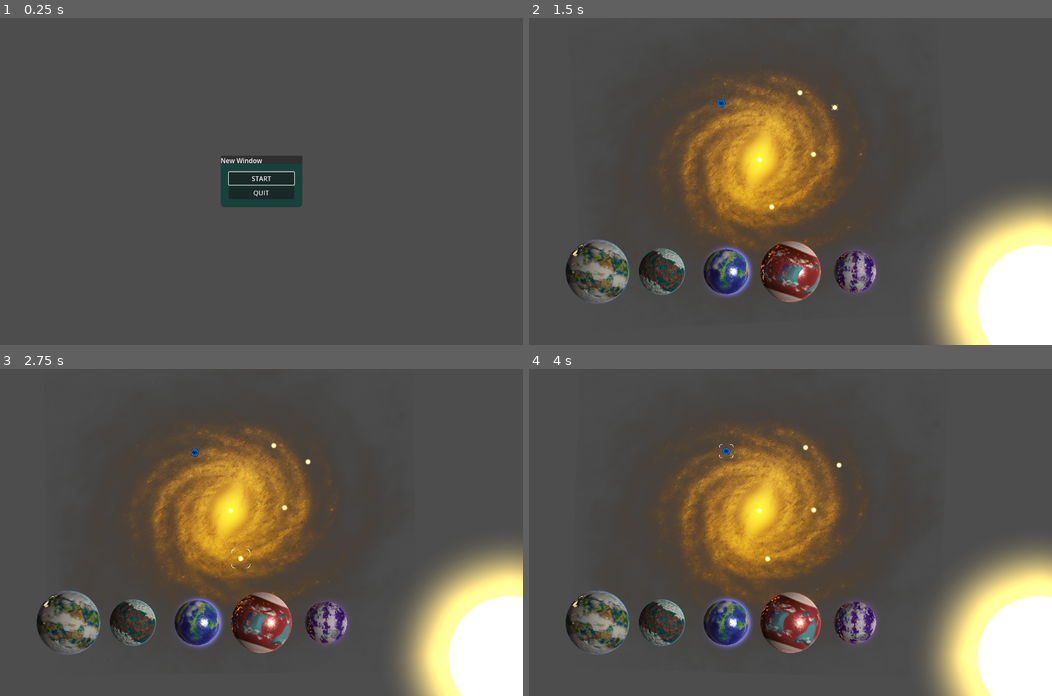
Above: before the commit, frames 1-4 (two rows, left to right).
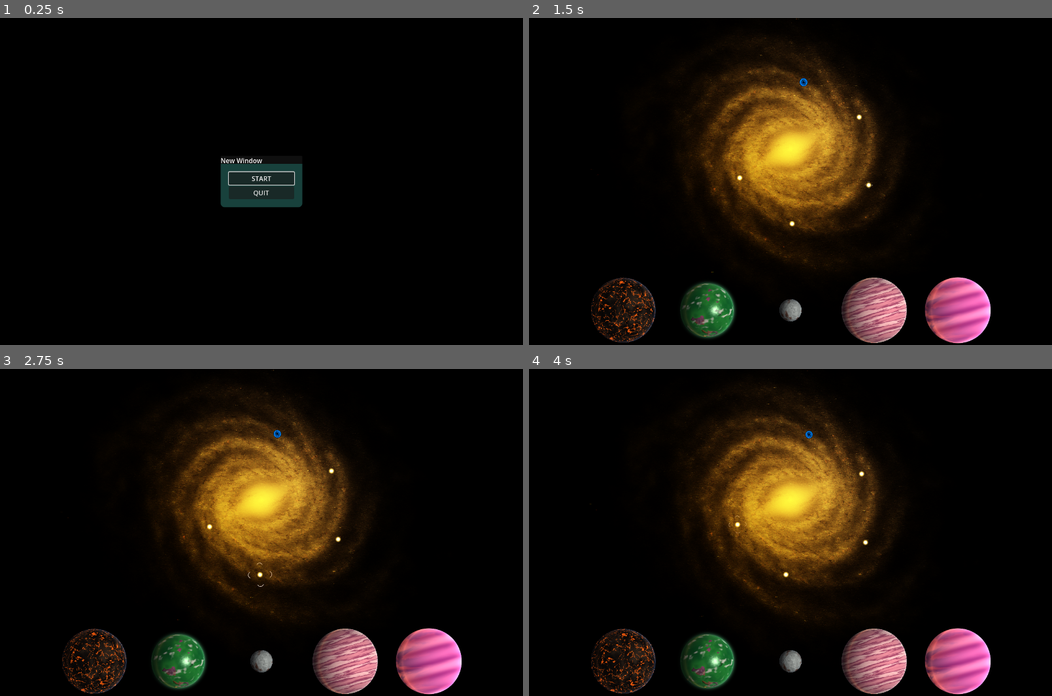
Above: after the commit, the same moments.

Repository: bwawrik/planet_storm
Game: Godot game, scene res://SCENES/LAUNCHER.tscn
Two runs of this game, one before a commit and one after it. Both use one fixed random seed, a clock stepped at 60 frames per second and the inputs below.
Inputs (mouse positions are in pixels of both pictures, inside the frame that each line leads up to):
- Up to frame 1 (0.25 s): no input
- Up to frame 2 (1.5 s): click "START" at 0.5 s; tap Enter (ui_accept) at 1.25 s; move the mouse to (905, 165) at 1.27 s; hold D (right) from 1.28 s (still down); click (905, 165) at 1.42 s
- Up to frame 3 (2.75 s): tap Enter (ui_accept) at 1.52 s; release D (right) at 2 s; drag from (156, 548) to (235, 597) at 2.02 s
- Up to frame 4 (4 s): move the mouse to (842, 460) at 2.77 s; hold D (right) 2.78-3.5 s; click (842, 460) at 2.92 s; drag from (764, 597) to (633, 483) at 3.52 s

The runs differ from the first frame. In frame 1, 98% of the frame differs, in the area x 0-100%, y 0-100%; in frame 2, 98%; in frame 3, 98%; in frame 4, 98%.

Commit message:
update planets

Diff:
--- /dev/null
+++ b/IMAGES/SPRITESHEETS/frames_ships.tres
@@ -0,0 +1,81 @@
+[gd_resource type="SpriteFrames" format=3 uid="uid://c3x3ldmo83wf"]
+
+[ext_resource type="Texture2D" uid="uid://bye6al00p5nr6" path="res://IMAGES/SPRITESHEETS/ships.png" id="1_ipgdv"]
+
+[sub_resource type="AtlasTexture" id="AtlasTexture_cslia"]
+atlas = ExtResource("1_ipgdv")
+region = Rect2(0, 0, 512, 204)
+
+[sub_resource type="AtlasTexture" id="AtlasTexture_ihg6v"]
+atlas = ExtResource("1_ipgdv")
+region = Rect2(512, 0, 512, 204)
+
+[sub_resource type="AtlasTexture" id="AtlasTexture_w1l4b"]
+atlas = ExtResource("1_ipgdv")
+region = Rect2(0, 204, 512, 204)
+
+[sub_resource type="AtlasTexture" id="AtlasTexture_nvom6"]
+atlas = ExtResource("1_ipgdv")
+region = Rect2(512, 204, 512, 204)
+
+[sub_resource type="AtlasTexture" id="AtlasTexture_tdbly"]
+atlas = ExtResource("1_ipgdv")
+region = Rect2(0, 612, 512, 204)
+
+[sub_resource type="AtlasTexture" id="AtlasTexture_nmyoe"]
+atlas = ExtResource("1_ipgdv")
+region = Rect2(512, 612, 512, 204)
+
+[sub_resource type="AtlasTexture" id="AtlasTexture_g2v7d"]
+atlas = ExtResource("1_ipgdv")
+region = Rect2(0, 408, 512, 204)
+
+[sub_resource type="AtlasTexture" id="AtlasTexture_vqrda"]
+atlas = ExtResource("1_ipgdv")
+region = Rect2(512, 408, 512, 204)
+
+[sub_resource type="AtlasTexture" id="AtlasTexture_5pt77"]
+atlas = ExtResource("1_ipgdv")
+region = Rect2(0, 816, 512, 204)
+
+[sub_resource type="AtlasTexture" id="AtlasTexture_cpixv"]
+atlas = ExtResource("1_ipgdv")
+region = Rect2(512, 816, 512, 204)
+
+[resource]
+animations = [{
+"frames": [{
+"duration": 1.0,
+"texture": SubResource("AtlasTexture_cslia")
+}, {
+"duration": 1.0,
+"texture": SubResource("AtlasTexture_ihg6v")
+}, {
+"duration": 1.0,
+"texture": SubResource("AtlasTexture_w1l4b")
+}, {
+"duration": 1.0,
+"texture": SubResource("AtlasTexture_nvom6")
+}, {
+"duration": 1.0,
+"texture": SubResource("AtlasTexture_tdbly")
+}, {
+"duration": 1.0,
+"texture": SubResource("AtlasTexture_nmyoe")
+}, {
+"duration": 1.0,
+"texture": SubResource("AtlasTexture_g2v7d")
+}, {
+"duration": 1.0,
+"texture": SubResource("AtlasTexture_vqrda")
+}, {
+"duration": 1.0,
+"texture": SubResource("AtlasTexture_5pt77")
+}, {
+"duration": 1.0,
+"texture": SubResource("AtlasTexture_cpixv")
+}],
+"loop": 1,
+"name": &"default",
+"speed": 5.0
+}]
--- /dev/null
+++ b/SCENES/GALACTIC_OBJECTS/RESOURCE_planetstats.gd
@@ -0,0 +1,14 @@
+
+extends Resource
+class_name StarStats
+
+enum StarType {
+	O_type,
+	F_type,
+	M_type,
+	Wormhole,
+	Black_hole
+}
+
+func _init() -> void:
+	pass
--- a/SCENES/GALACTIC_OBJECTS/SO_planet.gd
+++ b/SCENES/GALACTIC_OBJECTS/RESOURCE_starstats.gd
@@ -1,5 +1,4 @@
 
-# res://resources/planet_stats.gd
 extends Resource
 class_name PlanetStats
 
@@ -420,6 +419,7 @@
 	if material == null:
 		return
 	# Planet
+	material.set_shader_parameter("planet_type", int(type))
 	material.set_shader_parameter("planet_seed", planet_seed)
 	material.set_shader_parameter("randomize_params", randomize_params)
 	material.set_shader_parameter("enforce_type_rules", enforce_type_rules)
--- a/SCENES/GALACTIC_OBJECTS/planet.gd
+++ b/SCENES/GALACTIC_OBJECTS/planet.gd
@@ -23,6 +23,9 @@
 	stats.randomize_planet(PlanetStats.PlanetType.RANDOM, true)
 
 	# 3) Push all shader parameters into this material.
+	ApplyToMaterial()
+
+func ApplyToMaterial():
 	stats.apply_to(material as ShaderMaterial)
 
 
--- /dev/null
+++ b/SCENES/GALACTIC_OBJECTS/star.gd
@@ -0,0 +1,18 @@
+extends Sprite2D
+class_name STAR
+
+@export var numPlanets: int
+@export var planets: Array[PLANET]
+
+
+func _init() -> void:
+	numPlanets = randi_range(2, 5)
+	for n in range(numPlanets):
+		var p := PLANET.new()
+		p.reroll_planet()
+		planets.append(p)
+
+
+func _on_area_2d_input_event(viewport: Node, event: InputEvent, shape_idx: int) -> void:
+	if event is InputEventMouseButton and event.button_index == MOUSE_BUTTON_LEFT and event.pressed:
+		SignalBus.emit_signal("StarSelected", planets)
--- /dev/null
+++ b/SCENES/GALACTIC_OBJECTS/star.tscn
@@ -0,0 +1,36 @@
+[gd_scene format=3 uid="uid://jqccrv0mn1fb"]
+
+[ext_resource type="Shader" uid="uid://c4m11fb4fe41y" path="res://SHADERS/star.gdshader" id="1_b3r0n"]
+[ext_resource type="Texture2D" uid="uid://badwygyu8hflj" path="res://IMAGES/circle.png" id="2_winmp"]
+[ext_resource type="Script" uid="uid://deemc6u5n7b6a" path="res://SCENES/GALACTIC_OBJECTS/star.gd" id="3_h83yc"]
+
+[sub_resource type="ShaderMaterial" id="ShaderMaterial_qhhay"]
+shader = ExtResource("1_b3r0n")
+shader_parameter/core_color = Vector4(1, 0.97, 0.85, 1)
+shader_parameter/corona_color = Vector4(1, 0.85, 0.35, 1)
+shader_parameter/core_radius = 0.22
+shader_parameter/corona_radius = 0.555
+shader_parameter/corona_softness = 1.0
+shader_parameter/flare_strength = 0.65
+shader_parameter/flare_sharpness = 14.0
+shader_parameter/flare_decay = 10.0
+shader_parameter/twinkle_amount = 0.08
+shader_parameter/twinkle_speed = 0.6
+shader_parameter/noise_scale = 1.0
+shader_parameter/use_texture_mask = true
+
+[sub_resource type="CircleShape2D" id="CircleShape2D_0ebmn"]
+radius = 420.4759
+
+[node name="STAR" type="Sprite2D" unique_id=758858662]
+material = SubResource("ShaderMaterial_qhhay")
+scale = Vector2(0.2, 0.2)
+texture = ExtResource("2_winmp")
+script = ExtResource("3_h83yc")
+
+[node name="Area2D" type="Area2D" parent="." unique_id=381617114]
+
+[node name="CollisionShape2D" type="CollisionShape2D" parent="Area2D" unique_id=1681329895]
+shape = SubResource("CircleShape2D_0ebmn")
+
+[connection signal="input_event" from="Area2D" to="." method="_on_area_2d_input_event"]
--- a/SCENES/MAIN/LEVEL_1.tscn
+++ b/SCENES/MAIN/LEVEL_1.tscn
@@ -6,10 +6,36 @@
 [ext_resource type="Texture2D" uid="uid://dh7mj1m3mad5b" path="res://IMAGES/box.png" id="3_4d7sh"]
 [ext_resource type="Shader" uid="uid://c4m11fb4fe41y" path="res://SHADERS/star.gdshader" id="3_epypp"]
 [ext_resource type="Shader" uid="uid://bo3soh83mausn" path="res://SHADERS/portal.gdshader" id="5_d21ai"]
-[ext_resource type="Script" uid="uid://co5jppfom7jcv" path="res://SCENES/MAIN/selector.gd" id="5_rj586"]
+[ext_resource type="Script" uid="uid://co5jppfom7jcv" path="res://SCENES/MAIN/STARS_NAVIGATION.gd" id="5_rj586"]
 [ext_resource type="Shader" uid="uid://dl0orombvcya1" path="res://SHADERS/rei.gdshader" id="6_rj586"]
+[ext_resource type="PackedScene" uid="uid://jqccrv0mn1fb" path="res://SCENES/GALACTIC_OBJECTS/star.tscn" id="6_wqmwc"]
 [ext_resource type="Script" uid="uid://1xnq738ndsg" path="res://SCENES/MAIN/rotate.gd" id="7_4d7sh"]
+[ext_resource type="Script" uid="uid://bn1kk8h0hlivn" path="res://SCENES/MAIN/planet_viewer.gd" id="10_fgwm1"]
 [ext_resource type="Script" uid="uid://bfnygxsrjquog" path="res://SCENES/GALACTIC_OBJECTS/planet.gd" id="10_ir8iy"]
+
+[sub_resource type="ShaderMaterial" id="ShaderMaterial_7u3vh"]
+shader = ExtResource("5_d21ai")
+shader_parameter/radius = 0.5
+shader_parameter/black_core = 0.44999998807907
+shader_parameter/inner_ring = 0.05000000074506
+shader_parameter/edge_softness = 0.10000000149012
+shader_parameter/rotation_speed = 0.22
+shader_parameter/turbulence_speed = 0.32
+shader_parameter/swirl_strength = 10.0
+shader_parameter/turbulence_scale = 27.4350012556625
+shader_parameter/turbulence_amount = 0.62
+shader_parameter/center_color = Color(0.001, 0.005, 0.012, 1)
+shader_parameter/deep_blue = Color(0.005, 0.055, 0.12, 1)
+shader_parameter/blue = Color(3.5878344, 0.5207482, 1.5750201, 1)
+shader_parameter/bright_blue = Color(0.37585726, 0.0033692548, 0.11698825, 1)
+shader_parameter/cyan = Color(0.25, 0.94, 1, 1)
+shader_parameter/glow_strength = 1.65
+shader_parameter/cloud_brightness = 1.15
+shader_parameter/star_density = 0.12
+shader_parameter/star_brightness = 1.6
+shader_parameter/pulse_strength = 0.055
+shader_parameter/pulse_speed = 1.15
+shader_parameter/activity = 0.0
 
 [sub_resource type="FastNoiseLite" id="FastNoiseLite_vwjxr"]
 
@@ -40,21 +66,6 @@
 shader_parameter/color_out_b = Color(1, 0.25, 0, 1)
 shader_parameter/color_in_a = Color(1, 1, 0, 1)
 shader_parameter/color_in_b = Color(1, 1, 0.5, 1)
-
-[sub_resource type="ShaderMaterial" id="ShaderMaterial_qhhay"]
-shader = ExtResource("3_epypp")
-shader_parameter/core_color = Vector4(1, 0.97, 0.85, 1)
-shader_parameter/corona_color = Vector4(1, 0.85, 0.35, 1)
-shader_parameter/core_radius = 0.22
-shader_parameter/corona_radius = 0.555
-shader_parameter/corona_softness = 1.0
-shader_parameter/flare_strength = 0.65
-shader_parameter/flare_sharpness = 14.0
-shader_parameter/flare_decay = 10.0
-shader_parameter/twinkle_amount = 0.08
-shader_parameter/twinkle_speed = 0.6
-shader_parameter/noise_scale = 1.0
-shader_parameter/use_texture_mask = true
 
 [sub_resource type="ShaderMaterial" id="ShaderMaterial_8qlh5"]
 shader = ExtResource("5_d21ai")
@@ -79,6 +90,21 @@
 shader_parameter/pulse_strength = 0.055
 shader_parameter/pulse_speed = 1.15
 shader_parameter/activity = 0.0
+
+[sub_resource type="ShaderMaterial" id="ShaderMaterial_qhhay"]
+shader = ExtResource("3_epypp")
+shader_parameter/core_color = Vector4(1, 0.97, 0.85, 1)
+shader_parameter/corona_color = Vector4(1, 0.85, 0.35, 1)
+shader_parameter/core_radius = 0.22
+shader_parameter/corona_radius = 0.555
+shader_parameter/corona_softness = 1.0
+shader_parameter/flare_strength = 0.65
+shader_parameter/flare_sharpness = 14.0
+shader_parameter/flare_decay = 10.0
+shader_parameter/twinkle_amount = 0.08
+shader_parameter/twinkle_speed = 0.6
+shader_parameter/noise_scale = 1.0
+shader_parameter/use_texture_mask = true
 
 [sub_resource type="ShaderMaterial" id="ShaderMaterial_ir8iy"]
 shader = ExtResource("1_0e48y")
@@ -1521,50 +1547,49 @@
 
 [node name="Node2D" type="Node2D" unique_id=45411278]
 
+[node name="highlight_Box" type="Sprite2D" parent="." unique_id=1212889866]
+position = Vector2(-1200, -800)
+rotation = -0.83287036
+scale = Vector2(0.30000004, 0.3)
+texture = ExtResource("3_4d7sh")
+
+[node name="selected_Box" type="Sprite2D" parent="." unique_id=1027365914]
+visible = false
+modulate = Color(1, 0.13725491, 0.20392157, 1)
+material = SubResource("ShaderMaterial_7u3vh")
+position = Vector2(-1310.215, -800)
+scale = Vector2(0.37, 0.37)
+texture = ExtResource("3_4d7sh")
+
 [node name="galaxy" type="Sprite2D" parent="." unique_id=1924473578]
 material = SubResource("ShaderMaterial_jugen")
-position = Vector2(-241, -169)
-rotation = 172.70091
+position = Vector2(0, -250)
+rotation = 531.63196
 scale = Vector2(11.202694, 9.87457)
 texture = ExtResource("3_4d7sh")
 script = ExtResource("7_4d7sh")
 rotation_speed = 2.0
 
-[node name="STARS" type="Node2D" parent="galaxy" unique_id=335958003 node_paths=PackedStringArray("box")]
+[node name="STARS" type="Node2D" parent="galaxy" unique_id=335958003 node_paths=PackedStringArray("box", "selected_box", "planetViewRoot")]
 rotation = -0.9112722
 scale = Vector2(0.09621737, 0.09468887)
 skew = 0.12484038
 script = ExtResource("5_rj586")
-box = NodePath("../../Box")
-
-[node name="Star_1" type="Sprite2D" parent="galaxy/STARS" unique_id=683605062]
-material = SubResource("ShaderMaterial_qhhay")
-position = Vector2(-680.99994, -208.99998)
-scale = Vector2(0.2, 0.2)
-texture = ExtResource("2_epypp")
-
-[node name="Star_2" type="Sprite2D" parent="galaxy/STARS" unique_id=1597467691]
-material = SubResource("ShaderMaterial_qhhay")
-scale = Vector2(0.2, 0.2)
-texture = ExtResource("2_epypp")
-
-[node name="Star_3" type="Sprite2D" parent="galaxy/STARS" unique_id=838391383]
-material = SubResource("ShaderMaterial_qhhay")
-position = Vector2(229.99997, -303.0001)
-scale = Vector2(0.2, 0.2)
-texture = ExtResource("2_epypp")
-
-[node name="Star_4" type="Sprite2D" parent="galaxy/STARS" unique_id=705478381]
-material = SubResource("ShaderMaterial_qhhay")
-position = Vector2(-603.4, 74.5999)
-scale = Vector2(0.2, 0.2)
-texture = ExtResource("2_epypp")
-
-[node name="Star_5" type="Sprite2D" parent="galaxy/STARS" unique_id=184426731]
-material = SubResource("ShaderMaterial_qhhay")
-position = Vector2(-292.40005, -303.40005)
-scale = Vector2(0.2, 0.2)
-texture = ExtResource("2_epypp")
+box = NodePath("../../highlight_Box")
+selected_box = NodePath("../../selected_Box")
+planetViewRoot = NodePath("../../Planet_viewer")
+
+[node name="STAR" parent="galaxy/STARS" unique_id=758858662 instance=ExtResource("6_wqmwc")]
+position = Vector2(-571.69257, -346.3994)
+
+[node name="STAR2" parent="galaxy/STARS" unique_id=911917751 instance=ExtResource("6_wqmwc")]
+position = Vector2(417.0345, -174.56009)
+
+[node name="STAR3" parent="galaxy/STARS" unique_id=33774873 instance=ExtResource("6_wqmwc")]
+position = Vector2(-559.0729, 186.734)
+
+[node name="STAR4" parent="galaxy/STARS" unique_id=255670966 instance=ExtResource("6_wqmwc")]
+position = Vector2(54.431274, -575.42175)
 
 [node name="portal2" type="Sprite2D" parent="galaxy/STARS" unique_id=1490883409]
 material = SubResource("ShaderMaterial_8qlh5")
@@ -1576,57 +1601,67 @@
 [node name="Camera2D" type="Camera2D" parent="." unique_id=1476078609]
 zoom = Vector2(0.315, 0.315)
 
-[node name="Box" type="Sprite2D" parent="." unique_id=1212889866]
-position = Vector2(-1069, 32)
-scale = Vector2(0.3, 0.3)
-texture = ExtResource("3_4d7sh")
-
-[node name="Star_6" type="Sprite2D" parent="." unique_id=946456820]
+[node name="CanvasLayer" type="CanvasLayer" parent="." unique_id=367505466]
+
+[node name="visuals" type="Control" parent="." unique_id=1083755091]
+visible = false
+layout_mode = 3
+anchors_preset = 1
+anchor_left = 1.0
+anchor_right = 1.0
+offset_left = -40.0
+offset_bottom = 40.0
+grow_horizontal = 0
+
+[node name="Star_6" type="Sprite2D" parent="visuals" unique_id=946456820]
 material = SubResource("ShaderMaterial_qhhay")
-position = Vector2(1928, 967.99994)
+position = Vector2(2003, -1151)
 scale = Vector2(7.87, 7.87)
 texture = ExtResource("2_epypp")
 
-[node name="CanvasLayer" type="CanvasLayer" parent="." unique_id=367505466]
-
-[node name="Control" type="Control" parent="." unique_id=500240794]
+[node name="Planet_viewer" type="Control" parent="." unique_id=500240794 node_paths=PackedStringArray("planet_visual")]
 layout_mode = 3
-anchors_preset = 2
+anchors_preset = 7
+anchor_left = 0.5
 anchor_top = 1.0
+anchor_right = 0.5
 anchor_bottom = 1.0
+grow_horizontal = 2
 grow_vertical = 0
-
-[node name="Planet_1" type="Sprite2D" parent="Control" unique_id=1654027167]
+script = ExtResource("10_fgwm1")
+planet_visual = [NodePath("Planet_1"), NodePath("Planet_2"), NodePath("Planet_3"), NodePath("Planet_4"), NodePath("Planet_5")]
+
+[node name="Planet_1" type="Sprite2D" parent="Planet_viewer" unique_id=1654027167]
 material = SubResource("ShaderMaterial_ir8iy")
-position = Vector2(-1500, 700)
+position = Vector2(-1300, 1000)
 scale = Vector2(2, 2)
 texture = ExtResource("2_epypp")
 script = ExtResource("10_ir8iy")
 
-[node name="Planet_2" type="Sprite2D" parent="Control" unique_id=707803659]
+[node name="Planet_2" type="Sprite2D" parent="Planet_viewer" unique_id=707803659]
 material = SubResource("ShaderMaterial_hqns4")
-position = Vector2(-1000, 700)
+position = Vector2(-650, 1000)
 scale = Vector2(2, 2)
 texture = ExtResource("2_epypp")
 script = ExtResource("10_ir8iy")
 
-[node name="Planet_3" type="Sprite2D" parent="Control" unique_id=267380115]
+[node name="Planet_3" type="Sprite2D" parent="Planet_viewer" unique_id=267380115]
 material = SubResource("ShaderMaterial_x0ka3")
-position = Vector2(-500, 700)
+position = Vector2(0, 1000)
 scale = Vector2(2, 2)
 texture = ExtResource("2_epypp")
 script = ExtResource("10_ir8iy")
 
-[node name="Planet_4" type="Sprite2D" parent="Control" unique_id=652140538]
+[node name="Planet_4" type="Sprite2D" parent="Planet_viewer" unique_id=652140538]
 material = SubResource("ShaderMaterial_0h7mo")
-position = Vector2(0, 700)
+position = Vector2(650, 1000)
 scale = Vector2(2, 2)
 texture = ExtResource("2_epypp")
 script = ExtResource("10_ir8iy")
 
-[node name="Planet_5" type="Sprite2D" parent="Control" unique_id=778092659]
+[node name="Planet_5" type="Sprite2D" parent="Planet_viewer" unique_id=778092659]
 material = SubResource("ShaderMaterial_d2bti")
-position = Vector2(500, 700)
+position = Vector2(1300, 1000)
 scale = Vector2(2, 2)
 texture = ExtResource("2_epypp")
 script = ExtResource("10_ir8iy")
--- a/SCENES/MAIN/selector.gd
+++ b/SCENES/MAIN/STARS_NAVIGATION.gd
@@ -6,9 +6,21 @@
 @export var pulse_frequency: float = 1.0        # Hz
 
 @export var box: Sprite2D
+@export var selected_box: Sprite2D
+
+@export var planetViewRoot: Control
 
 var t := 0.0
 var closest_node: Sprite2D = null
+
+func _ready() -> void:
+	SignalBus.connect("StarSelected", StarSelected)
+
+func _unhandled_input(event: InputEvent) -> void:
+	if event is InputEventMouseButton and event.button_index == MOUSE_BUTTON_RIGHT and event.pressed:
+		if selected_box != null:
+			selected_box.visible = false
+
 
 func _process(delta: float) -> void:
 	t += delta
@@ -40,3 +52,8 @@
 
 	box.position = center
 	box.scale = Vector2(scale, scale)
+
+func StarSelected(planets: Array[PLANET]):
+	SignalBus.emit_signal("UpdatePlanets", planets)
+	selected_box.visible = true
+	selected_box.position = closest_node.global_position
--- /dev/null
+++ b/SCENES/MAIN/planet_viewer.gd
@@ -0,0 +1,32 @@
+extends Control
+
+@export var planet_visual: Array[Sprite2D]
+
+func _ready() -> void:
+	SignalBus.connect("UpdatePlanets", _updatePlanets)
+	for visual in planet_visual:
+		if visual and visual.material is ShaderMaterial:
+			visual.material = visual.material.duplicate()
+
+func _updatePlanets(planetData: Array[PLANET]):
+	for i in range(planet_visual.size()):
+		var visual := planet_visual[i]
+		if visual == null:
+			push_warning("Planet viewer has an unassigned visual at index %d." % i)
+			continue
+
+		visual.visible = i < planetData.size()
+		if i >= planetData.size():
+			continue
+
+		var planet := planetData[i]
+		if planet == null:
+			push_warning("Planet data is null at index %d." % i)
+			visual.visible = false
+			continue
+
+		if not visual.material is ShaderMaterial:
+			push_warning("Planet viewer visual at index %d has no ShaderMaterial." % i)
+			continue
+
+		planet.stats.apply_to(visual.material as ShaderMaterial)
--- a/SCENES/SignalBus/SignalBus.gd
+++ b/SCENES/SignalBus/SignalBus.gd
@@ -16,3 +16,7 @@
 #signal player_damaged(damage: float)
 #signal item_collected(item_name: String)
 #signal punch_started()
+
+
+signal UpdatePlanets(planetData: Array[PLANET])
+signal StarSelected(planetData: Array[PLANET])
--- a/project.godot
+++ b/project.godot
@@ -14,12 +14,12 @@
 
 [application]
 
-config/name="GAME TEMPLATE"
+config/name="PlanetStorm"
 run/main_scene="uid://cfv66tflmxx52"
-config/features=PackedStringArray("4.6", "Forward Plus")
+config/features=PackedStringArray("4.7", "Forward Plus")
 boot_splash/bg_color=Color(0, 0, 0, 1)
 boot_splash/image="uid://ylxragrbejpq"
-config/icon="res://icon.svg"
+config/icon="uid://cwachvlf61efu"
 
 [autoload]
 
@@ -32,7 +32,6 @@
 
 window/size/viewport_width=1280
 window/size/viewport_height=800
-window/size/mode=2
 window/stretch/aspect="keep_height"
 window/stretch/scale_mode="integer"
 window/vsync/vsync_mode=2
@@ -79,3 +78,7 @@
 "events": [Object(InputEventKey,"resource_local_to_scene":false,"resource_name":"","device":-1,"window_id":0,"alt_press …(192 unchanged characters)…
 ]
 }
+
+[rendering]
+
+environment/defaults/default_clear_color=Color(0, 0, 0, 1)
Binary file added: IMAGES/SPRITESHEETS/ships.png
Not shown, added: IMAGES/SPRITESHEETS/ships.png.import
Binary file added: IMAGES/planet_icon.png
Not shown, added: IMAGES/planet_icon.png.import
Renamed: SCENES/GALACTIC_OBJECTS/SO_planet.gd.uid -> SCENES/GALACTIC_OBJECTS/RESOURCE_planetstats.gd.uid
Not shown, added: SCENES/GALACTIC_OBJECTS/RESOURCE_starstats.gd.uid
Not shown, added: SCENES/GALACTIC_OBJECTS/star.gd.uid
Renamed: SCENES/MAIN/selector.gd.uid -> SCENES/MAIN/STARS_NAVIGATION.gd.uid
Not shown, added: SCENES/MAIN/planet_viewer.gd.uid
Not shown: 1 places in SCENES/SoundEffect.tscn that only renumber resources
Not shown: 1 places in SCENES/Tooltip/WidnowManager/game_window.tscn that only renumber resources
Not shown: 1 places in SCENES/Tooltip/WidnowManager/window_theme_1.tres that only renumber resources
